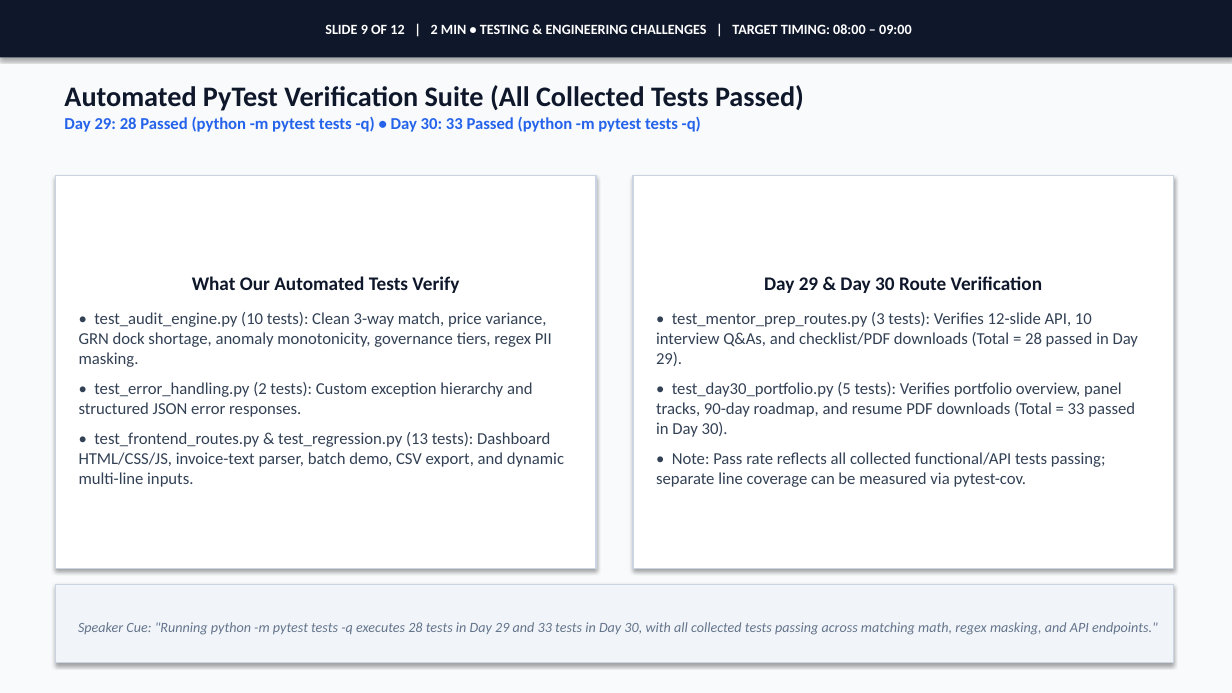
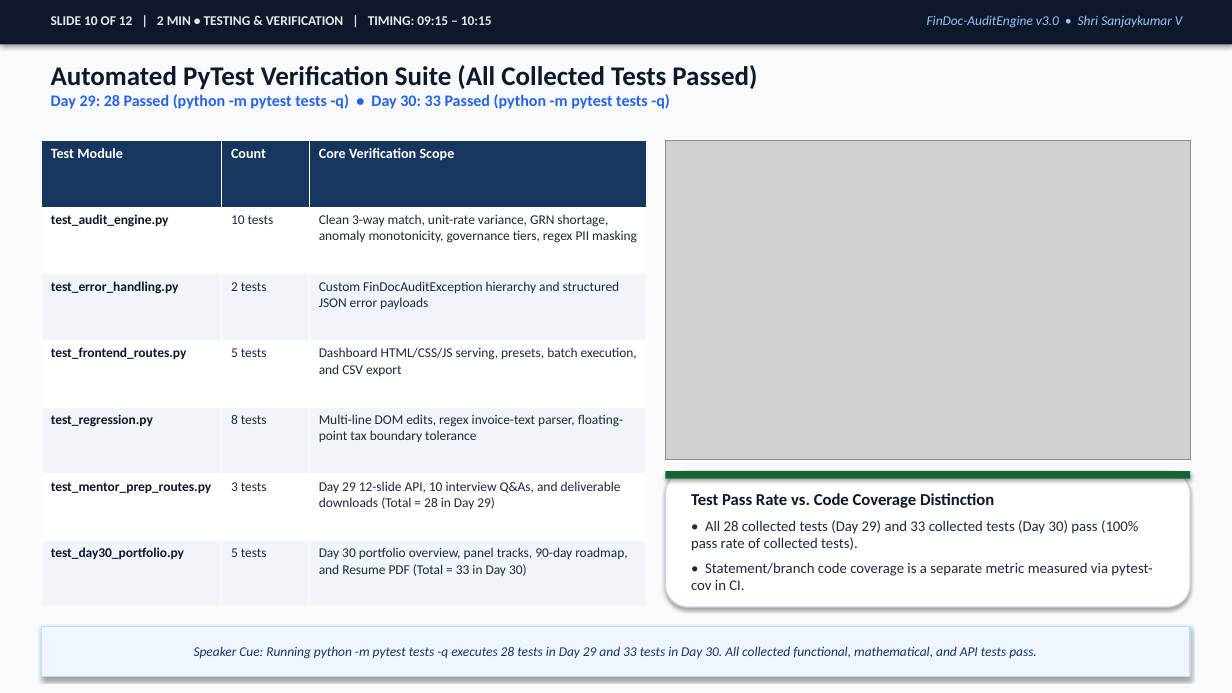
Before and after one commit to Shri-Sanjaykumar/Linkific-Tasks, a slide deck: slide 10 of Day-29/docs/FinDoc_AuditEngine_Presentation_Slides.pptx (slide 9 before the commit). Drawn at 1232x693 pixels with LibreOffice and Linux fonts; fonts in the diff are those of the drawing; grey boxes stand for pictures. Boxes give left, top, right and bottom in pixels: in the first picture for what was removed or moved away, otherwise in the second. Text is boxed around its words. In the diff, an @@ line names an element or a change of style, - is before the commit and + after.

Commit message:
feat(day29-30): upgrade PPTX/PDF slides to multi-layout consulting deck, match exact VISA resume PDF/LaTeX style, and format all reports with Platypus tables

```diff
--- a/Day-29/docs/FinDoc_AuditEngine_Presentation_Slides.pptx
+++ b/Day-29/docs/FinDoc_AuditEngine_Presentation_Slides.pptx
@@ rectangle: place and size @@
-rectangle at bbox=[0, 0, 1232, 57]
+rectangle at bbox=[0, 0, 1232, 44]
@@ text added at bbox=[51, 16, 492, 25], 10.5 pt, text #E2E8F0, bold @@
+SLIDE 10 OF 12 | 2 MIN • TESTING & VERIFICATION | TIMING: 09:15 – 10:15
@@ text in rectangle at bbox=[325, 24, 912, 34]: text removed @@
-SLIDE 9 OF 12 | 2 MIN • TESTING & ENGINEERING CHALLENGES | TARGET TIMING: 08:00 – 09:00
@@ text added at bbox=[927, 15, 1183, 28], 10.5 pt, text #93C5FD, italic @@
+FinDoc-AuditEngine v3.0 • Shri Sanjaykumar V
@@ text "Automated PyTest Verification Suite (All ...": place and size @@
-text "Automated PyTest Verification Suite (All ..." at bbox=[64, 85, 804, 132]
+text "Automated PyTest Verification Suite (All ..." at bbox=[51, 65, 757, 109]
@@ text "Automated PyTest Verification Suite (All ..." at bbox=[51, 65, 757, 109]: size 22 to 21 pt in "Automated PyTest Verification Suite (All Collected Tests ..."; size 13 to 12.5 pt in "Day 29: 28 Passed (python -m pytest ..." @@
@@ table added at bbox=[42, 140, 647, 607], 7 rows, 3 columns @@
+Test Module | Count | Core Verification Scope
+test_audit_engine.py | 10 tests | Clean 3-way match, unit-rate variance, GRN shortage, anomaly monotonicity, governance tiers, regex PII masking
+test_error_handling.py | 2 tests | Custom FinDocAuditException hierarchy and structured JSON error payloads
+test_frontend_routes.py | 5 tests | Dashboard HTML/CSS/JS serving, presets, batch execution, and CSV export
+test_regression.py | 8 tests | Multi-line DOM edits, regex invoice-text parser, floating-point tax boundary tolerance
+test_mentor_prep_routes.py | 3 tests | Day 29 12-slide API, 10 interview Q&As, and deliverable downloads (Total = 28 in Day 29)
+test_day30_portfolio.py | 5 tests | Day 30 portfolio overview, panel tracks, 90-day roadmap, and Resume PDF (Total = 33 in Day 30)
@@ picture added at bbox=[665, 140, 1190, 459] @@
@@ rectangle removed at bbox=[55, 176, 596, 568] @@
-What Our Automated Tests Verify
-• test_audit_engine.py (10 tests): Clean 3-way match, price variance, GRN dock shortage, anomaly monotonicity, governance tiers, regex PII masking.
-• test_error_handling.py (2 tests): Custom exception hierarchy and structured JSON error responses.
-• test_frontend_routes.py & test_regression.py (13 tests): Dashboard HTML/CSS/JS, invoice-text parser, batch demo, CSV export, and dynamic multi-line inputs.
@@ rectangle removed at bbox=[633, 176, 1174, 568] @@
-Day 29 & Day 30 Route Verification
-• test_mentor_prep_routes.py (3 tests): Verifies 12-slide API, 10 interview Q&As, and checklist/PDF downloads (Total = 28 passed in Day 29).
-• test_day30_portfolio.py (5 tests): Verifies portfolio overview, panel tracks, 90-day roadmap, and resume PDF downloads (Total = 33 passed in Day 30).
-• Note: Pass rate reflects all collected functional/API tests passing; separate line coverage can be measured via pytest-cov.
@@ rounded rectangle added at bbox=[665, 471, 1190, 607], fill #FFFFFF, outline #CBD5E1 1 pt @@
@@ rectangle added at bbox=[665, 471, 1190, 479], fill #166534 @@
@@ text added at bbox=[691, 493, 1152, 590], 11.5 pt, text #1E293B @@
+Test Pass Rate vs. Code Coverage Distinction
+• All 28 collected tests (Day 29) and 33 collected tests (Day 30) pass (100% pass rate of collected tests).
+• Statement/branch code coverage is a separate metric measured via pytest-cov in CI.
@@ rectangle "Speaker Cue: Running python -m ...": place and size @@
-rectangle "Speaker Cue: Running python -m ..." at bbox=[55, 584, 1174, 663]
+rectangle "Speaker Cue: Running python -m ..." at bbox=[42, 627, 1190, 677]
@@ rectangle "Speaker Cue: Running python -m ..." at bbox=[42, 627, 1190, 677]: fill #F1F5F9 to #EFF6FF; outline #CBD5E1 0.75 pt to #BFDBFE 1 pt @@
@@ text in rectangle at bbox=[194, 646, 1037, 659]: text changed; size 11 to 10.5 pt; text colour #64748B to #17365D @@
-Speaker Cue: "Running python -m pytest tests -q executes 28 tests in Day 29 and 33 tests in Day 30, with all collected tests passing across matching math, regex masking, and API endpoints."
+Speaker Cue: Running python -m pytest tests -q executes 28 tests in Day 29 and 33 tests in Day 30. All collected functional, mathematical, and API tests pass.
```
Also in this commit, not shown: 3 other slides changed, 8 slides added, 8 slides removed, 23 other files.
